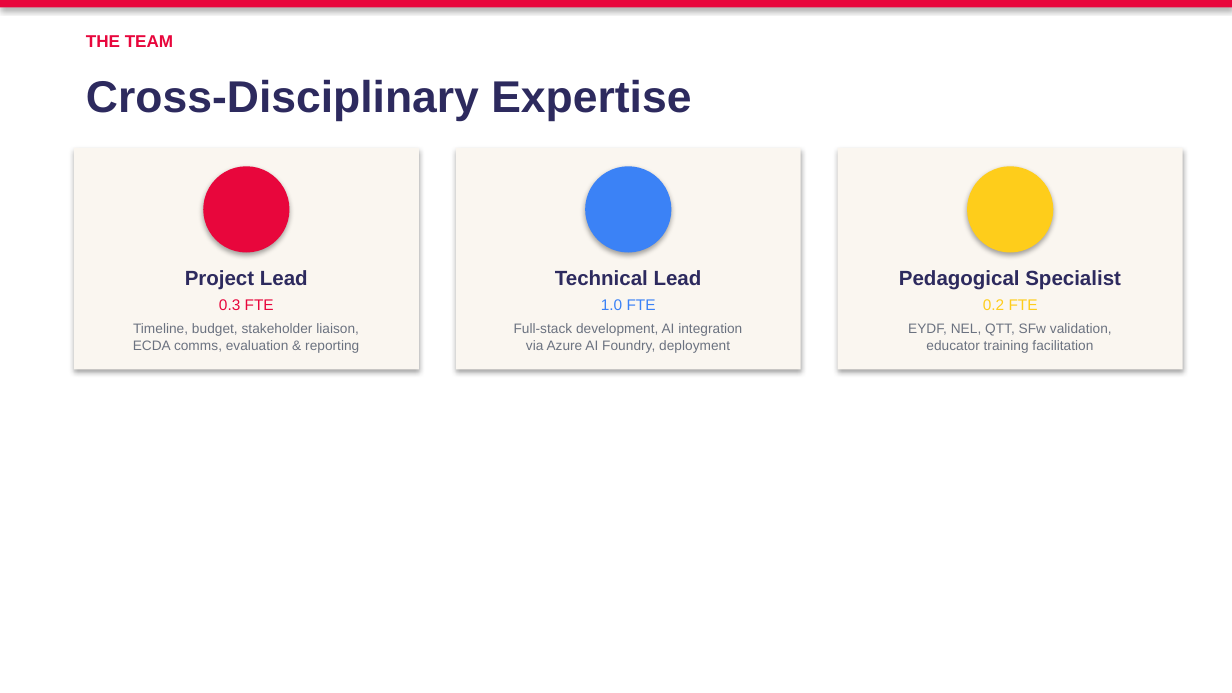
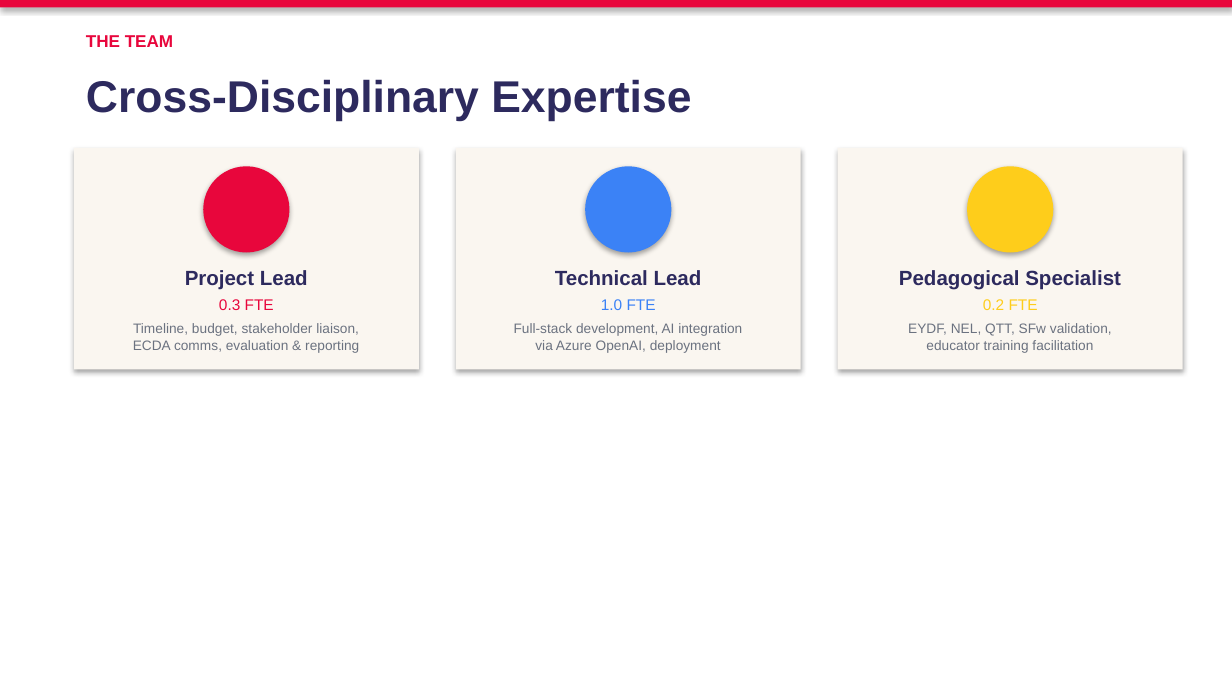
Before and after one commit to anitateoyingying/pedaforge, a slide deck: slide 10 of slides/PedaForge_Proposal.pptx. Drawn at 1232x693 pixels with LibreOffice and Linux fonts; fonts in the diff are those of the drawing. Boxes give left, top, right and bottom in pixels: in the first picture for what was removed or moved away, otherwise in the second. Text is boxed around its words. In the diff, an @@ line names an element or a change of style, - is before the commit and + after.

Commit message:
feat: Inter-only cv11 fonts, GPT-4o-mini, Angular, research citations, UI fixes
- Remove Playfair Display; use Inter 400-900 with cv11 for all text
- Switch AI model from Claude Haiku 4.5 to GPT-4o-mini via Azure OpenAI
- Switch frontend framework from React/Next.js to Angular
- Add research citations: Harper et al. 2025, OECD TALIS 2018, EPPE 2004, ACE 2017
- Add coaching progression bar (Supportive Growth -> Critical Analysis)
- Fix hero badge text, mockup padding, nav dropdown pill styling
- Update copyright to PedaForge; Anita Teo across all pages
- Fix stale 6-month refs in application guide
- Regenerate PPTX slides

```diff
--- a/slides/PedaForge_Proposal.pptx
+++ b/slides/PedaForge_Proposal.pptx
@@ text at bbox=[514, 323, 742, 353]: text changed @@
-Full-stack development, AI integration
-via Azure AI Foundry, deployment
+Full-stack development, AI integration
+via Azure OpenAI, deployment
```
Also in this commit, not shown: 2 other slides changed, 9 other files.
